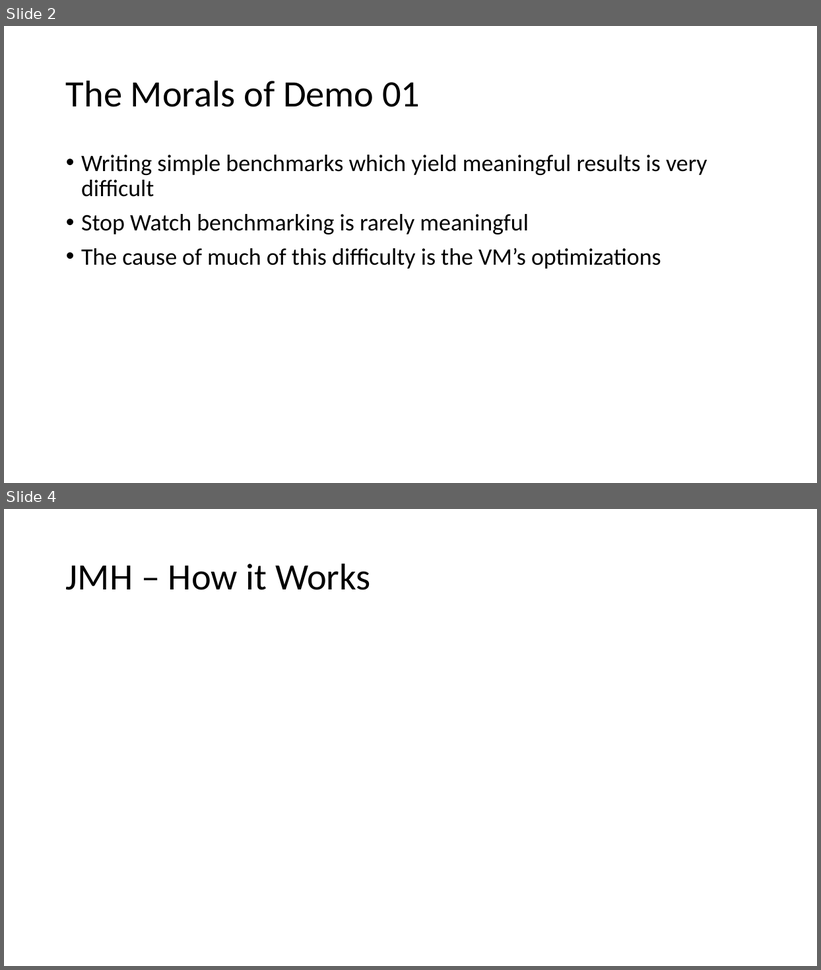
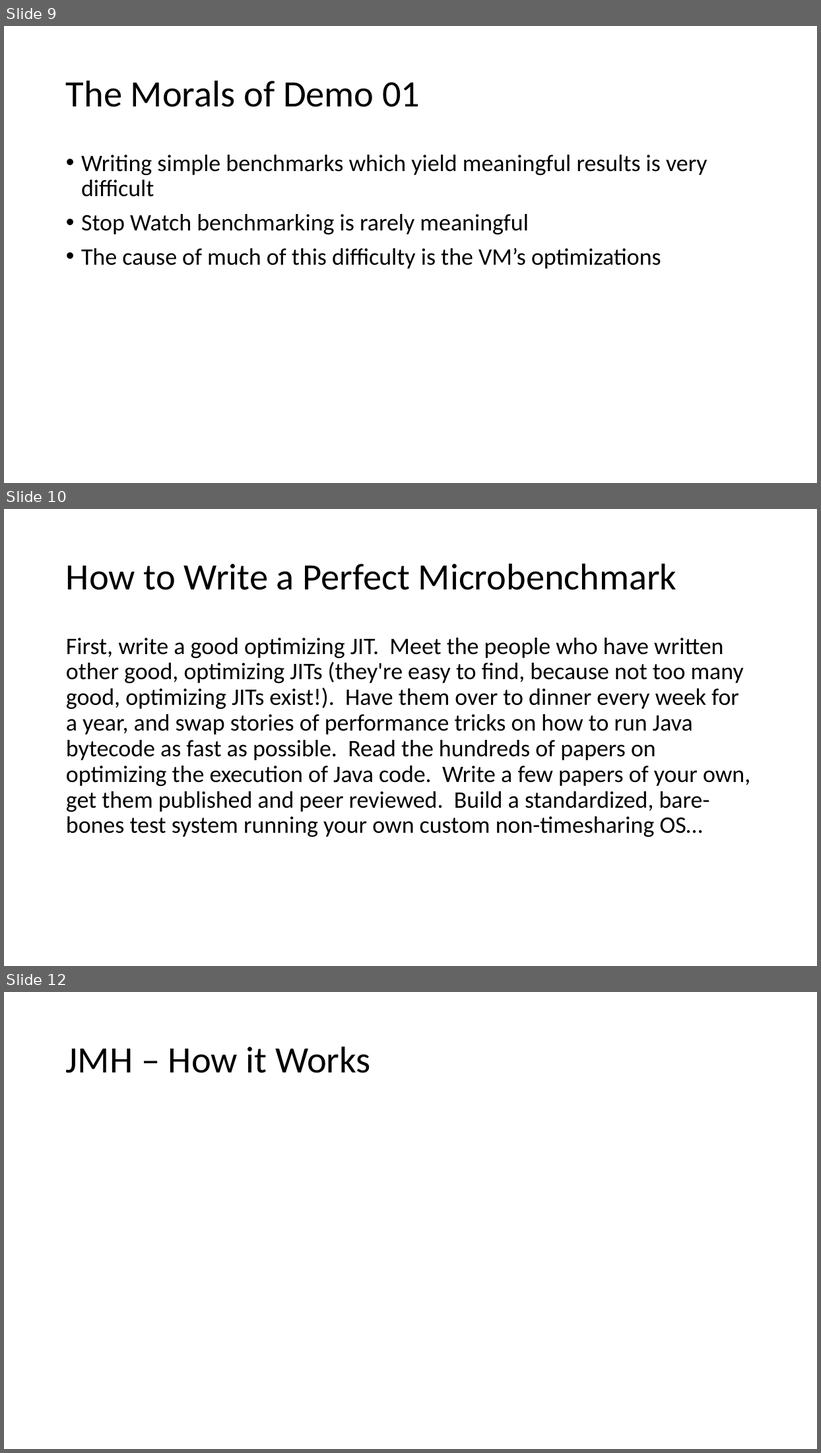
Before and after one commit to tresat/JMH-Presentation, a slide deck: doc/slides.pptx. Shown one above the other, each under a label of ours: slides 2 and 4 before the commit, slides 9, 10 and 12 after it; the slides between them are not shown. The pictures are 821x970 and 821x1453 pixels, drawn with LibreOffice and Linux fonts; fonts in the diff are those of the drawing. Boxes give left, top, right and bottom in pixels: in the first picture for what was removed or moved away, otherwise in the second. Text is boxed around its words. In the diff, an @@ line names an element or a change of style, - is before the commit and + after.

```diff
--- a/doc/slides.pptx
+++ b/doc/slides.pptx
@@ slide 10 added at box(4, 509, 817, 966), background #FFFFFF @@
@@ title added at box(66, 563, 677, 590), 44 pt, text #000000 @@
+How to Write a Perfect Microbenchmark
@@ text added at box(66, 638, 750, 837), 28 pt, text #000000 @@
+First, write a good optimizing JIT. Meet the people who have written other good, optimizing JITs (they're easy to find, because not too many good, optimizing JITs exist!). Have them over to dinner every week for a year, and swap stories of performance tricks on how to run Java bytecode as fast as possible. Read the hundreds of papers on optimizing the execution of Java code. Write a few papers of your own, get them published and peer reviewed. Build a standardized, bare-bones test system running your own custom non-timesharing OS…
@@ what was slide 2 is now slide 9 @@
@@ what was slide 4 is now slide 12 @@
```
Also in this commit, not shown: 3 slides changed, 7 other slides added, 6 other files.
